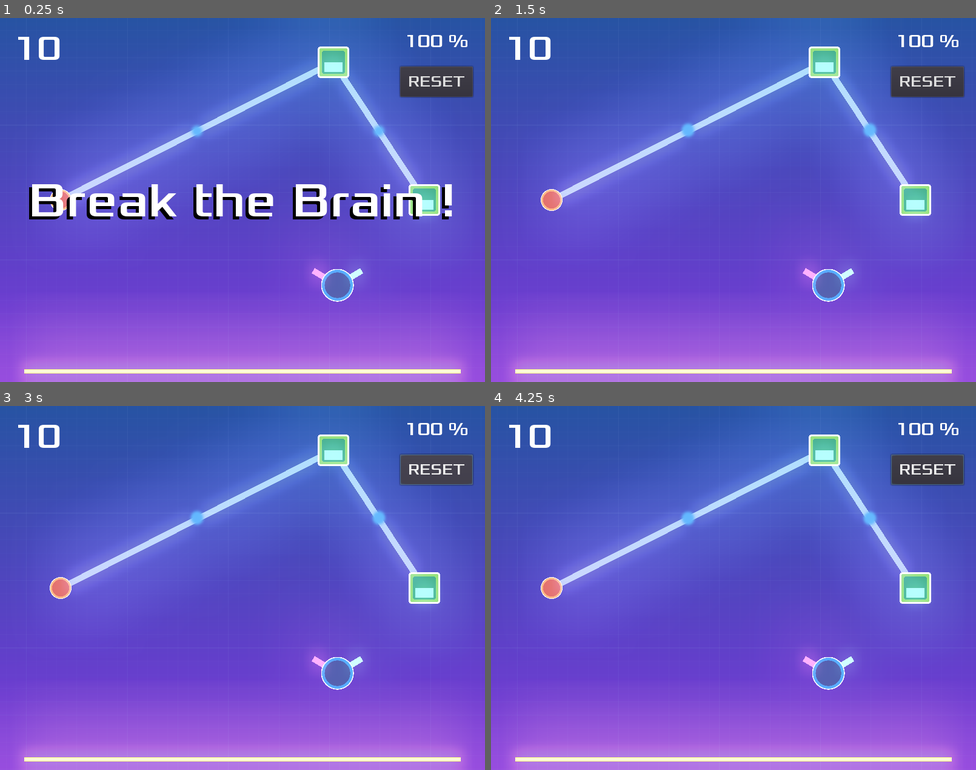
Above: before the commit, frames 1-4 (two rows, left to right).
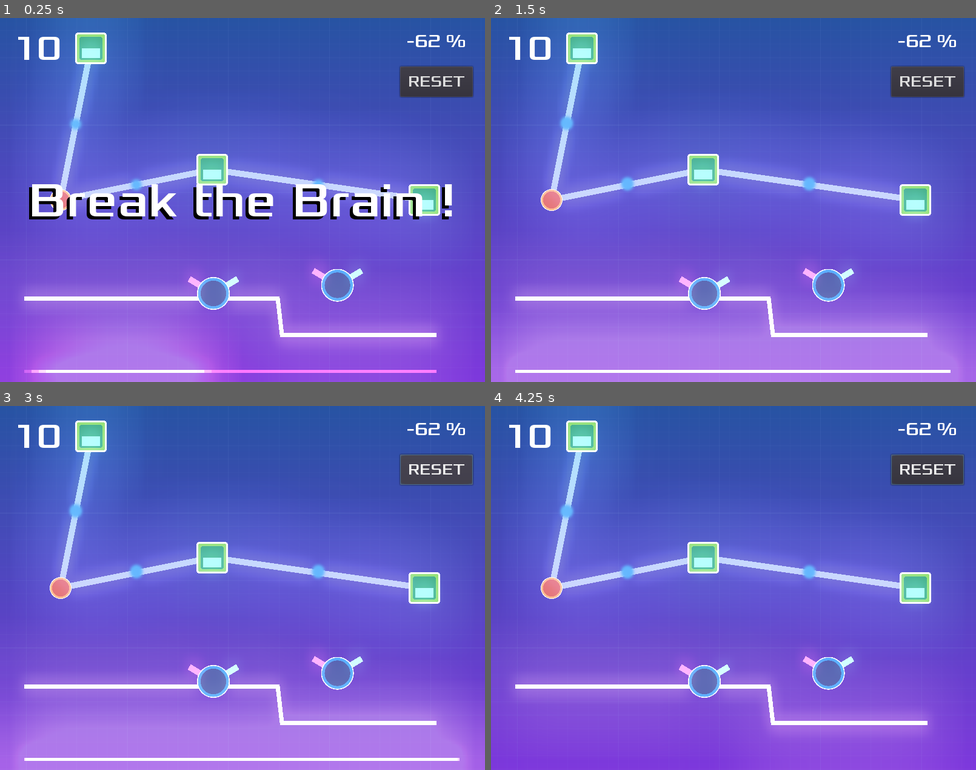
Above: after the commit, the same moments.

Repository: fabienfrfr/BreakTheBrain
Game: Godot game, scene res://Main.tscn
Two runs of this game, one before a commit and one after it. Both use one fixed random seed, a clock stepped at 60 frames per second and the inputs below.
Inputs (mouse positions are in pixels of both pictures, inside the frame that each line leads up to):
- Up to frame 1 (0.25 s): no input
- Up to frame 2 (1.5 s): tap Enter (ui_accept) at 0.5, 1.35 s; move the mouse to (840, 181) at 0.52 s; hold Enter (ui_accept) 0.53-1.28 s; move the mouse to (636, 218) at 1.27 s
- Up to frame 3 (3 s): tap Enter (ui_accept) at 1.52, 1.82 s; move the mouse to (291, 507) at 2.02 s; hold Enter (ui_accept) 2.03-2.75 s; click "RESET" at 2.75 s
- Up to frame 4 (4.25 s): move the mouse to (709, 660) at 3.52 s

The runs differ from the first frame. In frame 1, 21% of the frame differs, in the area x 4-100%, y 4-100%; in frame 2, 27%, in the area x 0-100%, y 4-100%; in frame 3, 26%; in frame 4, 24%.

Commit message:
Add files via upload

Diff:
--- a/Main.gd
+++ b/Main.gd
@@ -8,8 +8,8 @@
 
 const nb_i = 1
 const nb_out = 1
-const nb_fix = 1
-const nb_mov = 1
+var nb_fix = 2
+var nb_mov = 2
 
 var movable_vertices = []
 var vertices = []
@@ -18,11 +18,12 @@
 var target_values = Array([])
 var predicted_values = Array([])
 const delta_x_val = 8.0
-var points_count
-var min_x = 40
-var max_x = 720
-var min_y = 560
-var max_y = 500
+var points_count = 100
+
+const min_x = 40
+const max_x = 720
+const min_y = 560
+const max_y = 500
 
 var score: int
 
@@ -59,12 +60,19 @@
 		m.get_node("OUT").points[1] = m.init_pos_out
 	# forcing update matrix (why doesn't works always?)
 	$GraphGen.adj_matrix = $GraphGen.adj_matrix_copy.duplicate(true)
-	#_ready()
+	var noding = $HUD._level_p_gen(nb_fix + nb_mov, score) # change nb_mov&fix
+	print(noding)
 
 func curve_init():
-	points_count = $TargetY.get_point_count()
+	# line init
+	$TargetY.clear_points()
+	$PredictedY.clear_points()
+	for n in range(points_count):
+		$TargetY.add_point(Vector2(min_x+n*(max_x-min_x)/(points_count-1),0))
+		$PredictedY.add_point(Vector2(min_x+n*(max_x-min_x)/(points_count-1),0))
+	print($TargetY.points)
+	# linear input
 	for n in range(points_count) :
-		predicted_values += [0]
 		x_input_values += [delta_x_val*(float(n)/(points_count-1))-delta_x_val/2]
 	## curve solution
 	target_values = nn.solution_generator(x_input_values, nb_i+nb_fix, $GraphGen.pos_node, $GraphGen.adj_matrix, movable_vertices)
@@ -88,8 +96,6 @@
 	error = error/points_count
 	# update text score
 	$HUD/Error_abs.text = str(int(100*(1-error))) + " %"
-	# dev test
-	print($GraphGen.adj_matrix)
 
 func _check_connection():
 	for m in movable_vertices :
@@ -111,6 +117,8 @@
 		if dist_in_list.min() < 25 :
 			$GraphGen.adj_matrix[-2][idx_in] = m.Weight_in
 			m.connected_in = true
+			m.get_node("IN").points[1] = -(m.position -  $GraphGen.pos_node[idx_in])*m.cm2pix
 		if dist_out_list.min() < 25 :
 			$GraphGen.adj_matrix[idx_out][-2] = m.Weight_out
 			m.connected_out = true
+			m.get_node("OUT").points[1] = -(m.position -  $GraphGen.pos_node[idx_out])*m.cm2pix
--- a/Main.tscn
+++ b/Main.tscn
@@ -7,6 +7,7 @@
 [ext_resource path="res://node/InputX.tscn" type="PackedScene" id=5]
 [ext_resource path="res://node/GraphGen.tscn" type="PackedScene" id=6]
 [ext_resource path="res://node/HUD.tscn" type="PackedScene" id=7]
+[ext_resource path="res://node/TrainLine.gd" type="Script" id=8]
 
 [sub_resource type="Curve2D" id=1]
 _data = {
@@ -16,7 +17,20 @@
 [sub_resource type="CanvasItemMaterial" id=2]
 blend_mode = 1
 
-[sub_resource type="Environment" id=3]
+[sub_resource type="CanvasItemMaterial" id=3]
+blend_mode = 1
+
+[sub_resource type="Gradient" id=4]
+
+[sub_resource type="Gradient" id=5]
+colors = PoolColorArray( 0, 0, 0, 1, 1, 0.4, 0.4, 1 )
+
+[sub_resource type="Curve2D" id=6]
+_data = {
+"points": PoolVector2Array( 0, 0, 0, 0, 40, 538, 0, 0, 0, 0, 760, 538 )
+}
+
+[sub_resource type="Environment" id=7]
 background_mode = 4
 ambient_light_energy = 0.0
 glow_enabled = true
@@ -46,22 +60,27 @@
 rotation = 2.67795
 
 [node name="TargetY" type="Line2D" parent="."]
+material = SubResource( 2 )
 position = Vector2( 0, 22 )
-points = PoolVector2Array( 40, 560, 60, 560, 80, 560, 100, 560, 120, 560, 140, 560, 160, 560, 180, 560, 200, 560, 220, 560, 240, 560, 260, 560, 280, 560, 300, 560, 320, 500, 340, 500, 360, 500, 380, 500, 400, 500, 420, 500, 440, 500, 460, 500, 480, 500, 500, 560, 520, 560, 540, 560, 560, 560, 580, 560, 600, 560, 620, 560, 640, 560, 660, 560, 680, 560, 700, 560, 720, 560, 740, 560, 760, 560 )
 width = 7.0
 default_color = Color( 0.980392, 1, 0.4, 1 )
 
 [node name="PredictedY" type="Line2D" parent="."]
-material = SubResource( 2 )
+material = SubResource( 3 )
 position = Vector2( 0, 22 )
-points = PoolVector2Array( 40, 560, 60, 560, 80, 560, 100, 560, 120, 560, 140, 560, 160, 560, 180, 560, 200, 560, 220, 560, 240, 560, 260, 560, 280, 560, 300, 560, 320, 560, 340, 560, 360, 560, 380, 560, 400, 500, 420, 500, 440, 500, 460, 500, 480, 500, 500, 500, 520, 500, 540, 500, 560, 500, 580, 500, 600, 500, 620, 500, 640, 500, 660, 500, 680, 500, 700, 500, 720, 500, 740, 500, 760, 500 )
 width = 5.0
 default_color = Color( 1, 0.4, 0.4, 1 )
+gradient = SubResource( 4 )
+script = ExtResource( 8 )
+grad = SubResource( 5 )
+
+[node name="TraceWave" type="Path2D" parent="PredictedY"]
+curve = SubResource( 6 )
 
 [node name="HUD" parent="." instance=ExtResource( 7 )]
 
 [node name="Glow" type="WorldEnvironment" parent="."]
-environment = SubResource( 3 )
+environment = SubResource( 7 )
 
 [node name="CurveUpdate" type="Timer" parent="."]
 wait_time = 0.1
--- a/node/Edging_.gd
+++ b/node/Edging_.gd
@@ -22,5 +22,5 @@
 		if d_.length() < 50 :
 			delta_m = (position_mouse.x - $Line.points[0].x)
 			delta_x = ($Line.points[1].x - $Line.points[0].x)
-			offset = float(int(100*delta_m/delta_x)%100)/100
+			offset = clamp(abs(delta_m/(delta_x+0.001)), 0.1,0.9)
 			$Line/Cursor.position = $Line.points[0].linear_interpolate($Line.points[1], offset)
--- a/node/FixedNeuron.gd
+++ b/node/FixedNeuron.gd
@@ -36,11 +36,5 @@
 		d_ = absolut_position_cursor - position_mouse
 		if d_.length() < 15 :
 			new_position_cursor = -(position.y - position_mouse.y)*cm2pix
-			# inverted position
-			if new_position_cursor < max_biases_pos :
-				$Biases.points[1].y = max_biases_pos
-			elif new_position_cursor > min_biases_pos :
-				$Biases.points[1].y = min_biases_pos
-			else :
-				$Biases.points[1].y = new_position_cursor
+			$Biases.points[1].y = clamp(new_position_cursor, max_biases_pos, min_biases_pos)
 			offset = abs(($Biases.points[1].y - min_biases_pos)/(max_biases_pos-min_biases_pos))
--- a/node/GraphGen.gd
+++ b/node/GraphGen.gd
@@ -35,14 +35,24 @@
 	var dy_i = 200/(nb_i+1)
 	var dy_o = 200/(nb_out+1)
 	var dist
+	# input
 	for i in range(nb_i):
 		position += [Vector2(x_in,y_sep-100+(i+1)*dy_i)]
 		type_node += ['input']
 		adj_list_ += [[]]
 		weight_ += [[]]
 		biaise_ += [1]
+	# fix
+	var grid_fix = []
+	var idx_fix
+	for xi in range(5):
+		for yi in range(3):
+			grid_fix += [Vector2(xi,yi)]
 	for _i in range(nb_fix):
-		position += [Vector2(x_in+50+randi()%500,y_up+randi()%(y_sep-3*y_up))]
+		idx_fix = randi() % grid_fix.size()
+		var v = grid_fix[idx_fix]
+		position += [Vector2(x_in+50+v.x*100,y_up+v.y*100)]
+		grid_fix.remove(idx_fix)
 		type_node += ['fixed']
 		dist = []
 		for p in position :
@@ -51,12 +61,14 @@
 		adj_list_ += [[dist.find(dist.min())]]
 		weight_ += [[-1]]
 		biaise_ += [1]
+	# movable
 	for _i in range(nb_mov):
 		position += [Vector2.ZERO]
 		type_node += ['movable']
 		adj_list_ += [[]]
 		weight_ += [[]]
 		biaise_ += [1]
+	# output
 	for i in range(nb_out):
 		position += [Vector2(x_out,y_sep-100+(i+1)*dy_o)]
 		type_node += ['output']
--- a/node/HUD.gd
+++ b/node/HUD.gd
@@ -4,6 +4,8 @@
 
 # solve the problem in 10 second
 var time = 10
+# levelup
+var nb_vertice
 
 func _on_ResetButton_pressed():
 	emit_signal("reset_link")
@@ -14,3 +16,7 @@
 	$Message.show()
 	yield($MessageTimer, "timeout")
 	$Message.hide()
+
+func _level_p_gen(nb,score):
+	nb_vertice = nb + score
+	return [int(nb_vertice/2), nb_vertice % int(nb_vertice/2) + 1]
--- /dev/null
+++ b/node/TrainLine.gd
@@ -0,0 +1,24 @@
+extends Line2D
+
+export (Gradient) var grad
+
+var pos := 0.0
+var follows := []
+
+onready var path := $TraceWave
+
+func _ready():
+	for i in 10 :
+		var new_follow = PathFollow2D.new()
+		path.add_child(new_follow)
+		new_follow.unit_offset = float(i*0.02)
+		follows.append(new_follow)
+
+func _process(delta):
+	#clear_points()
+	for f in follows:
+		f.unit_offset = wrapf(f.unit_offset + delta, 0,1)
+		add_point(f.global_position)
+	# gradient effect
+	gradient.colors[0] = grad.interpolate(follows[0].unit_offset)
+	gradient.colors[1] = grad.interpolate(follows[-1].unit_offset)
Not shown: 1 places in Main.tscn that only renumber resources
Not shown, added: icon.svg.import
Not shown, added: scale_model.png.import
